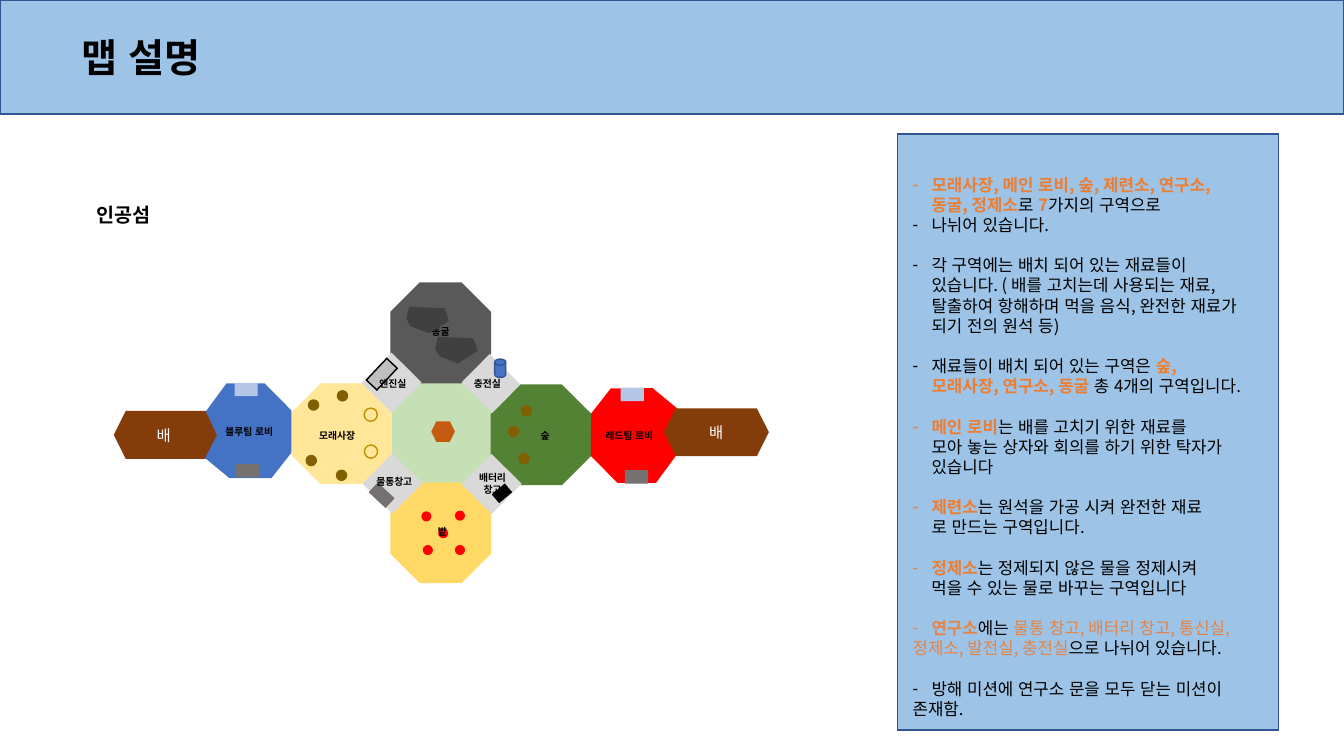
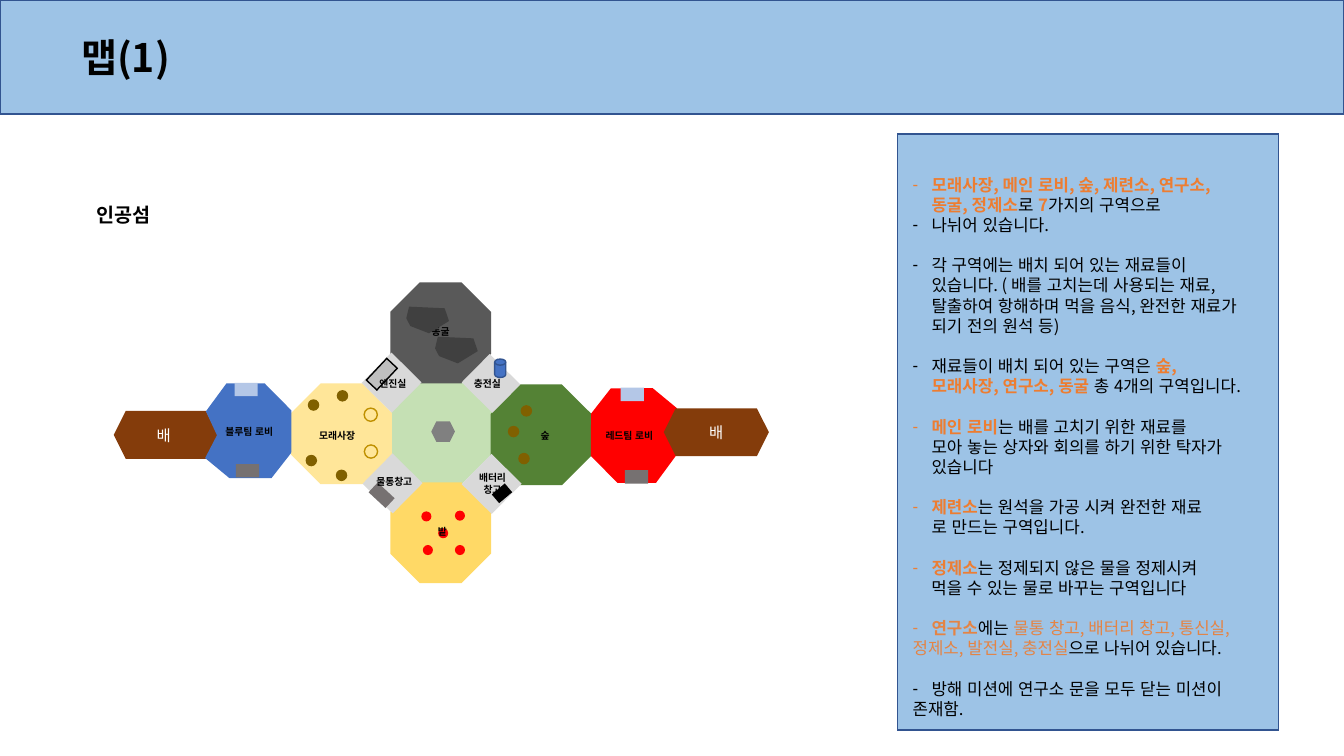
Before and after one commit to anglik0370/EscapeIsland, a slide deck: slide 2 of _Prototype/Document/Map/맵.pptx. Drawn at 1344x756 pixels with LibreOffice and Linux fonts; fonts in the diff are those of the drawing; background and template pictures are left out. Boxes give left, top, right and bottom in pixels: in the first picture for what was removed or moved away, otherwise in the second. Text is boxed around its words. In the diff, an @@ line names an element or a change of style, - is before the commit and + after.

```diff
--- a/_Prototype/Document/Map/맵.pptx
+++ b/_Prototype/Document/Map/맵.pptx
@@ text at box(81, 39, 170, 80): text changed @@
-맵 설명
+맵(1)
@@ hexagon at box(432, 421, 456, 442): fill #C55A11 to #808080 @@
```
Also in this commit, not shown: 1 other slide changed, 1 slide added, 3 other files.
